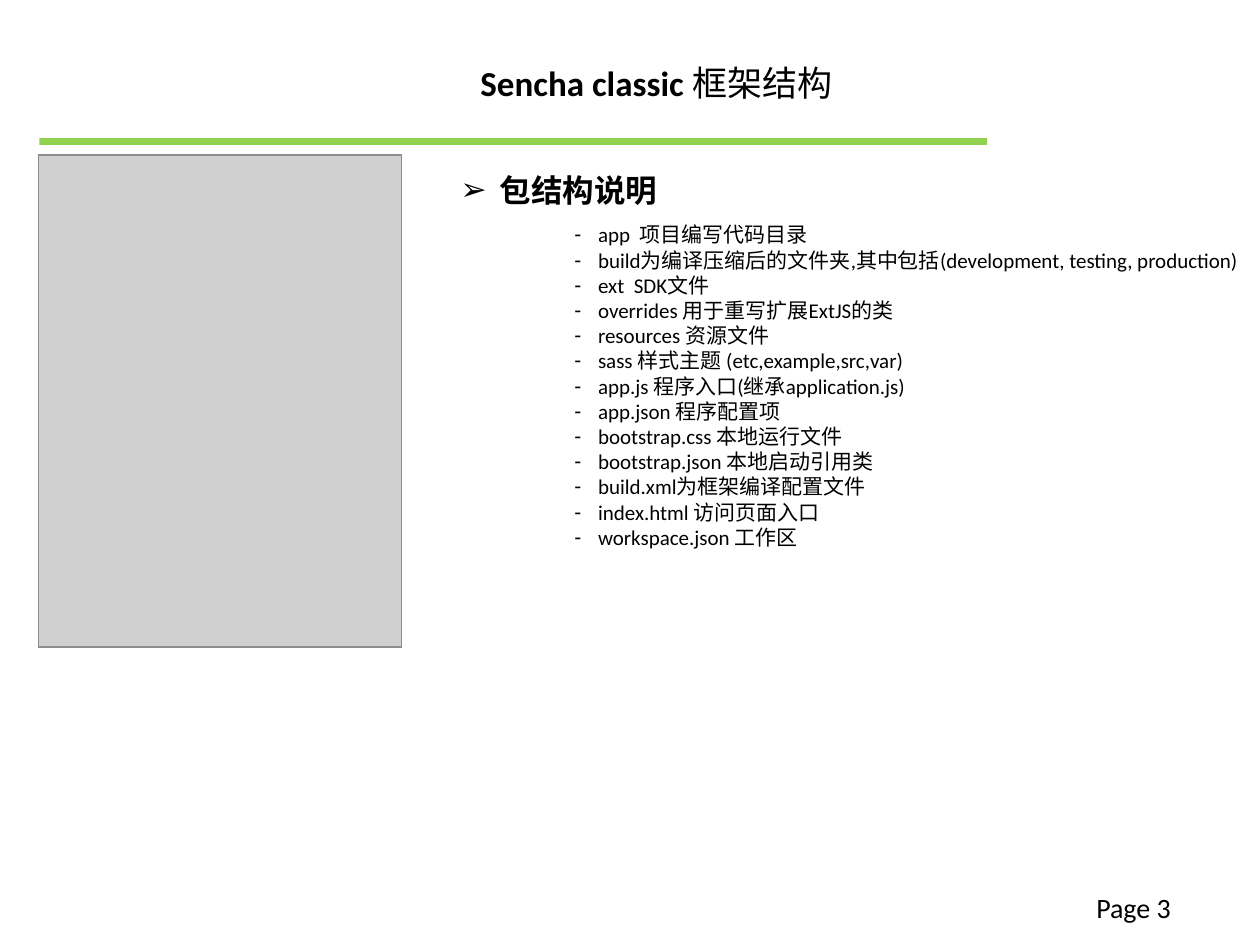
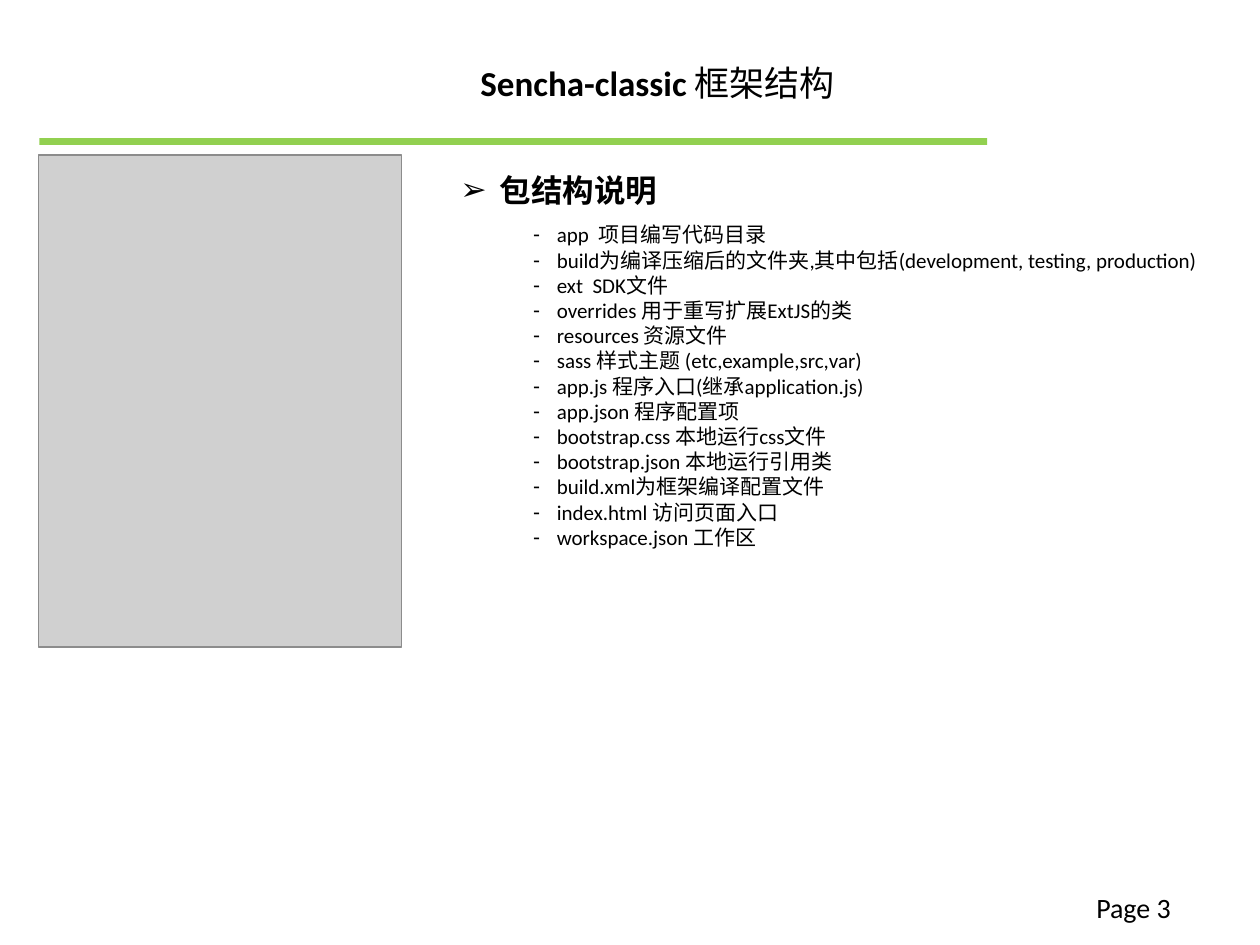
Before and after one commit to jpengsong/sencha-classic, a slide deck: slide 3 of docs/开源实例介绍.pptx. Drawn at 1260x945 pixels with LibreOffice and Linux fonts; fonts in the diff are those of the drawing; grey boxes stand for pictures; background and template pictures are left out. Boxes give left, top, right and bottom in pixels: in the first picture for what was removed or moved away, otherwise in the second. Text is boxed around its words. In the diff, an @@ line names an element or a change of style, - is before the commit and + after.

```diff
--- a/docs/开源实例介绍.pptx
+++ b/docs/开源实例介绍.pptx
@@ text at <box>480,66,835,99</box>: text changed @@
-Sencha classic 框架结构
+Sencha-classic 框架结构
@@ text "app 项目编写代码目录": place and size @@
-text "app 项目编写代码目录" at <box>598,224,1237,549</box>
+text "app 项目编写代码目录" at <box>557,224,1196,549</box>
@@ text at <box>557,426,832,473</box>: text changed @@
-– bootstrap.css 本地运行文件
-– bootstrap.json 本地启动引用类
+– bootstrap.css 本地运行css文件
+– bootstrap.json 本地运行引用类
```
Also in this commit, not shown: 27 other files.
